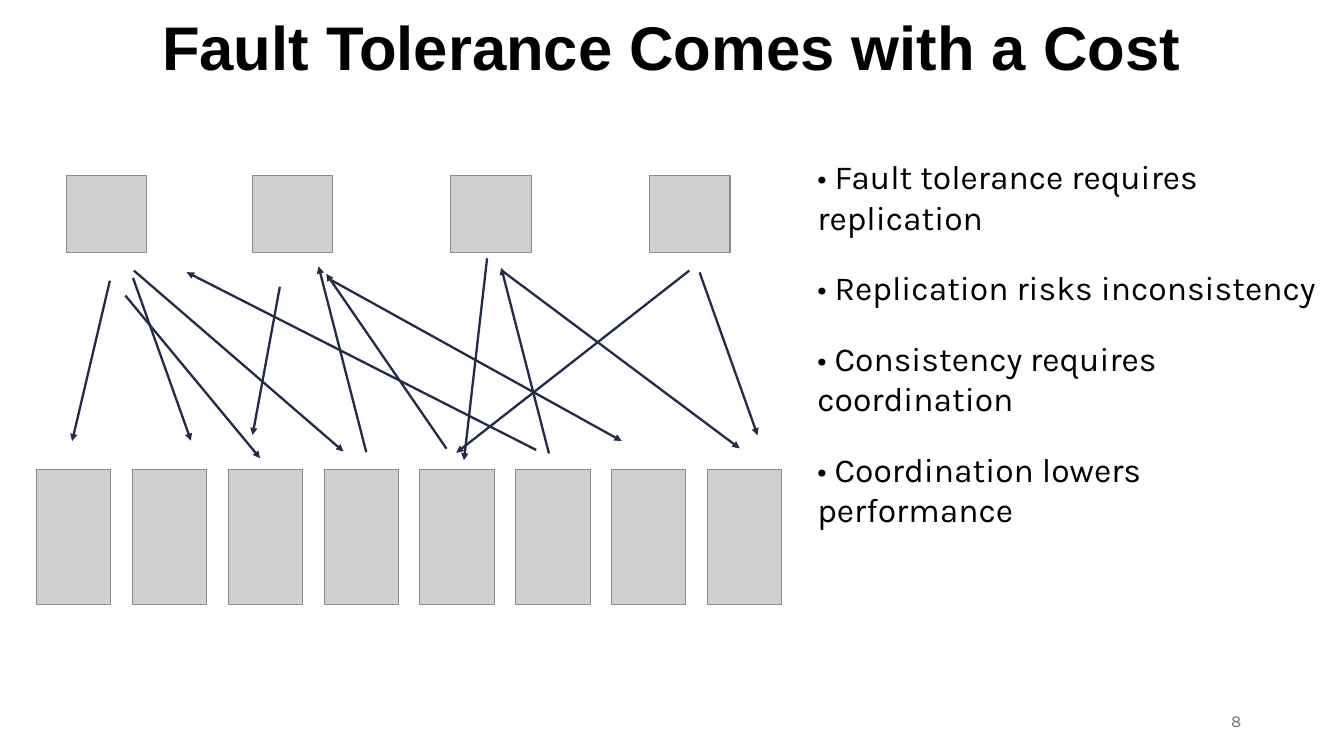
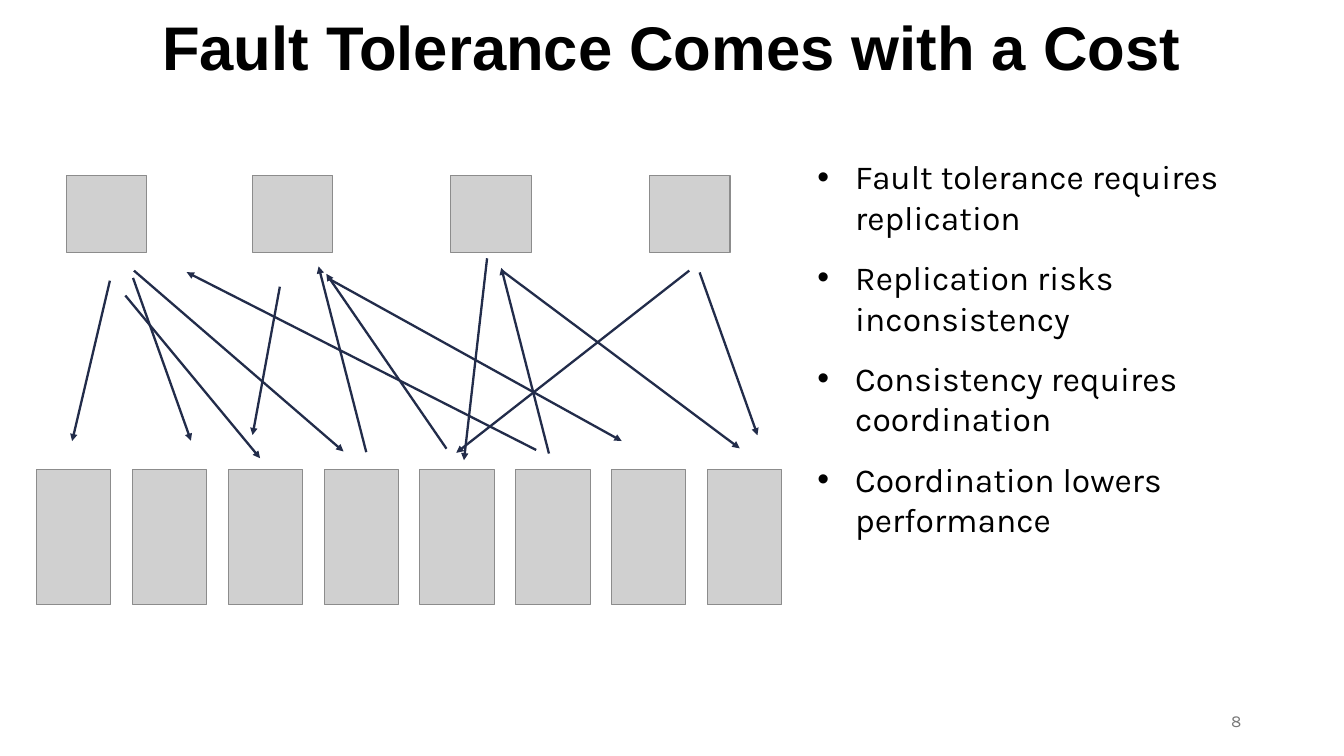
Before and after one commit to ec528/ec528.github.io, a slide deck: slide 8 of slides/fall26/4-gfs.pptx. Drawn at 1344x756 pixels with LibreOffice and Linux fonts; fonts in the diff are those of the drawing; grey boxes stand for pictures. Boxes give left, top, right and bottom in pixels: in the first picture for what was removed or moved away, otherwise in the second. Text is boxed around its words. In the diff, an @@ line names an element or a change of style, - is before the commit and + after.

```diff
--- a/slides/fall26/4-gfs.pptx
+++ b/slides/fall26/4-gfs.pptx
@@ text at (855, 166, 1218, 540): text changed @@
-• Fault tolerance requires replication
-• Replication risks inconsistency
-• Consistency requires coordination
-• Coordination lowers performance
+• Fault tolerance requires replication
+• Replication risks inconsistency
+• Consistency requires coordination
+• Coordination lowers performance
```
Also in this commit, not shown: 1 other slide changed.
